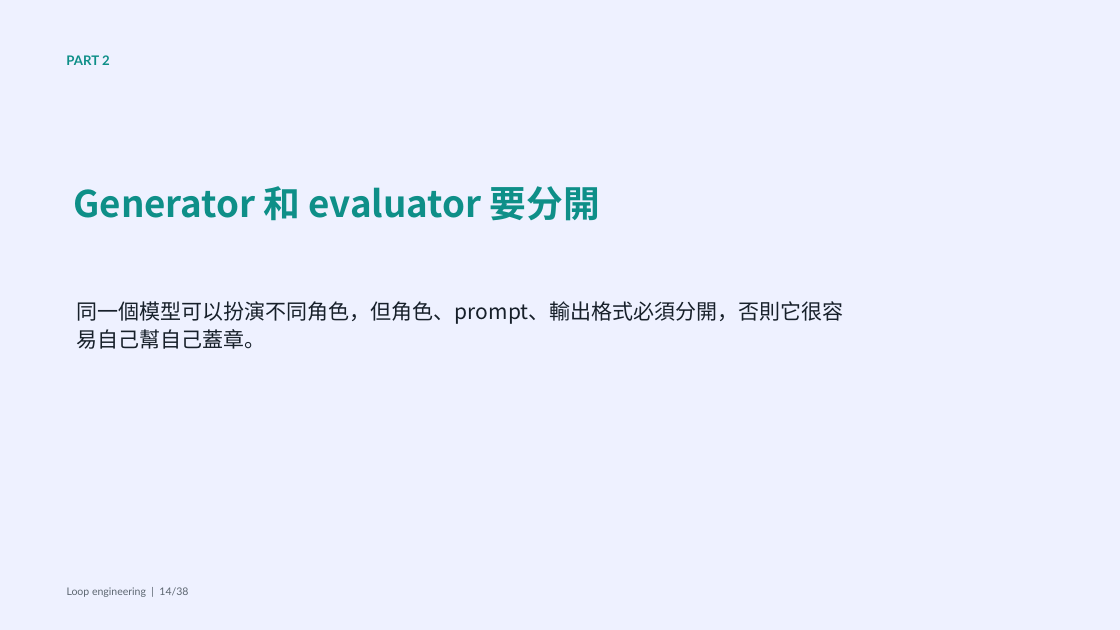
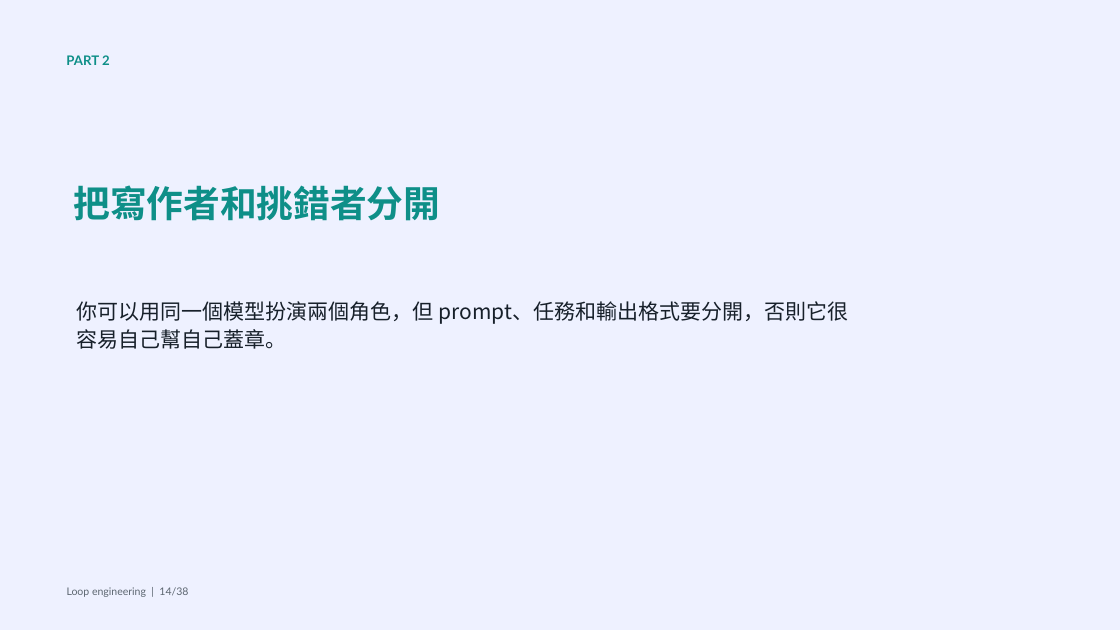
Before and after one commit to godkin1211/LLM_applications_on_BioMedicalData, a slide deck: slide 22 of slides/lesson-09-loop-engineering.pptx (slide 14 before the commit). Drawn at 1120x630 pixels with LibreOffice and Linux fonts; fonts in the diff are those of the drawing. Boxes give left, top, right and bottom in pixels: in the first picture for what was removed or moved away, otherwise in the second. Text is boxed around its words. In the diff, an @@ line names an element or a change of style, - is before the commit and + after.

```diff
--- a/slides/lesson-09-loop-engineering.pptx
+++ b/slides/lesson-09-loop-engineering.pptx
@@ text at box(73, 185, 440, 221): text changed @@
-Generator 和 evaluator 要分開
+把寫作者和挑錯者分開
@@ text at box(77, 301, 849, 349): text changed @@
-同一個模型可以扮演不同角色，但角色、prompt、輸出格式必須分開，否則它很容易自己幫自己蓋章。
+你可以用同一個模型扮演兩個角色，但 prompt、任務和輸出格式要分開，否則它很容易自己幫自己蓋章。
```
Also in this commit, not shown: 24 other slides changed, 11 slides added, 3 slides removed, 4 other files.
